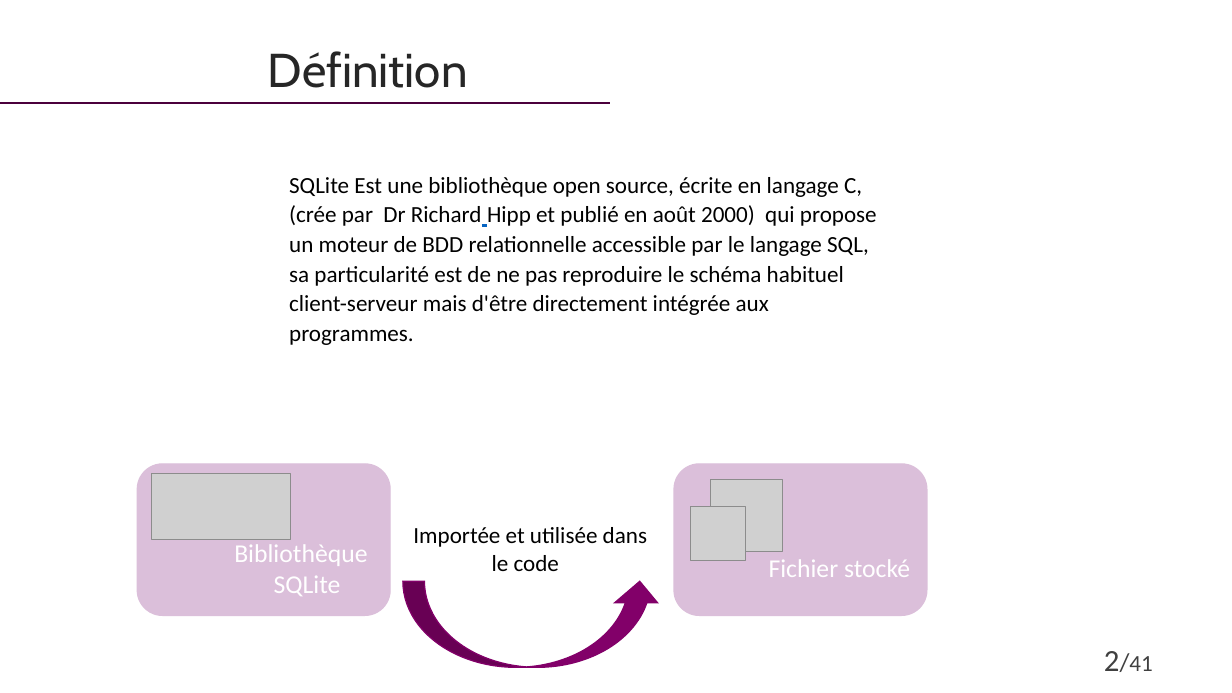
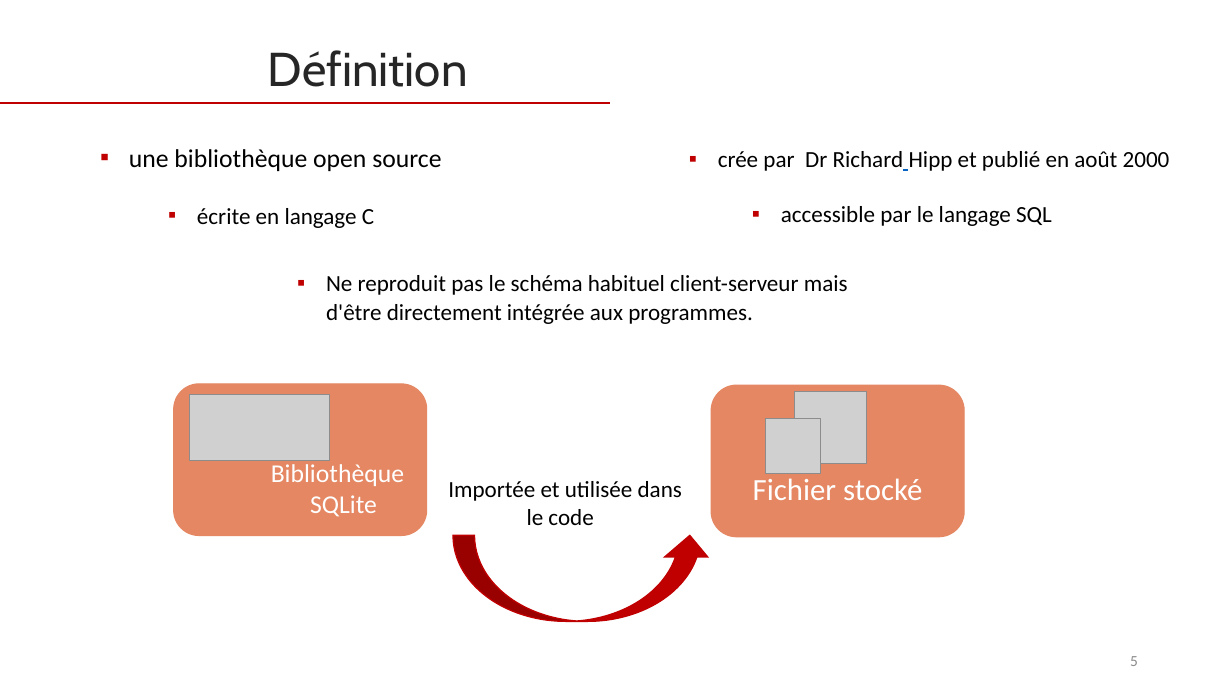
Before and after one commit to web-ai-master/academic-projects, a slide deck: slide 5 of Architecture SGBD/Project/presentation/Presentation-projet-SQLite.pptx. Drawn at 1232x693 pixels with LibreOffice and Linux fonts; fonts in the diff are those of the drawing; grey boxes stand for pictures. Boxes give left, top, right and bottom in pixels: in the first picture for what was removed or moved away, otherwise in the second. Text is boxed around its words. In the diff, an @@ line names an element or a change of style, - is before the commit and + after.

```diff
--- a/Architecture SGBD/Project/presentation/Presentation-projet-SQLite.pptx
+++ b/Architecture SGBD/Project/presentation/Presentation-projet-SQLite.pptx
@@ line (0, 104) - (610, 104): stroke #4B003C 1 pt to #C00000 1 pt @@
@@ text added at (129,149,441,171), 20 pt, text #000000 @@
+▪ une bibliothèque open source
@@ text added at (718,151,1170,171), 18 pt, text #000000 @@
+▪ crée par Dr Richard Hipp et publié en août 2000
@@ text added at (197,208,374,228), 18 pt, text #000000 @@
+▪ écrite en langage C
@@ text added at (781,206,1052,226), 18 pt, text #000000 @@
+▪ accessible par le langage SQL
@@ text at (326,275,848,324): text changed @@
-SQLite Est une bibliothèque open source, écrite en langage C, (crée par Dr Richard Hipp et publié en août 2000) qui propose un moteur de BDD relationnelle accessible par le langage SQL, sa particularité est de ne pas reproduire le schéma habituel client-serveur mais d'être directement intégrée aux programmes.
+▪ Ne reproduit pas le schéma habituel client-serveur mais d'être directement intégrée aux programmes.
@@ 2 rounded rectangles, 1 picture: place and size @@
-2 rounded rectangles, 1 picture at (138,464,928,616)
+2 rounded rectangles, 1 picture at (174,384,965,537)
@@ rounded rectangle "Bibliothèque" at (174,384,427,536): fill #DBBFDA to #E48762; outline #DBBFDA 1 pt to #E48762 1 pt @@
@@ rounded rectangle "Fichier stocké" at (712,385,965,537): size 20 to 24 pt; alignment right to centre; fill #DBBFDA to #E48762; outline #DBBFDA 1 pt to #E48762 1 pt @@
@@ picture: place and size @@
-picture at (690,506,745,561)
+picture at (766,419,821,473)
@@ picture: place and size @@
-picture at (711,479,783,551)
+picture at (794,392,866,464)
@@ text "Importée et utilisée dans": place and size @@
-text "Importée et utilisée dans" at (413,527,647,571)
+text "Importée et utilisée dans" at (448,481,682,525)
@@ curved up arrow: place and size @@
-curved up arrow at (403,581,662,667)
+curved up arrow at (453,535,712,621)
@@ curved up arrow at (453,535,712,621): fill #820069 to #C00000; outline #820069 1 pt to #C00000 1 pt @@
@@ text removed at (1104,651,1152,672) @@
-2/41
@@ page number added at (1130,656,1138,666), 12 pt, text #8C8C8C @@
+5
```
Also in this commit, not shown: 10 other slides changed, 45 slides added, 2 slides removed, 23 other files.
